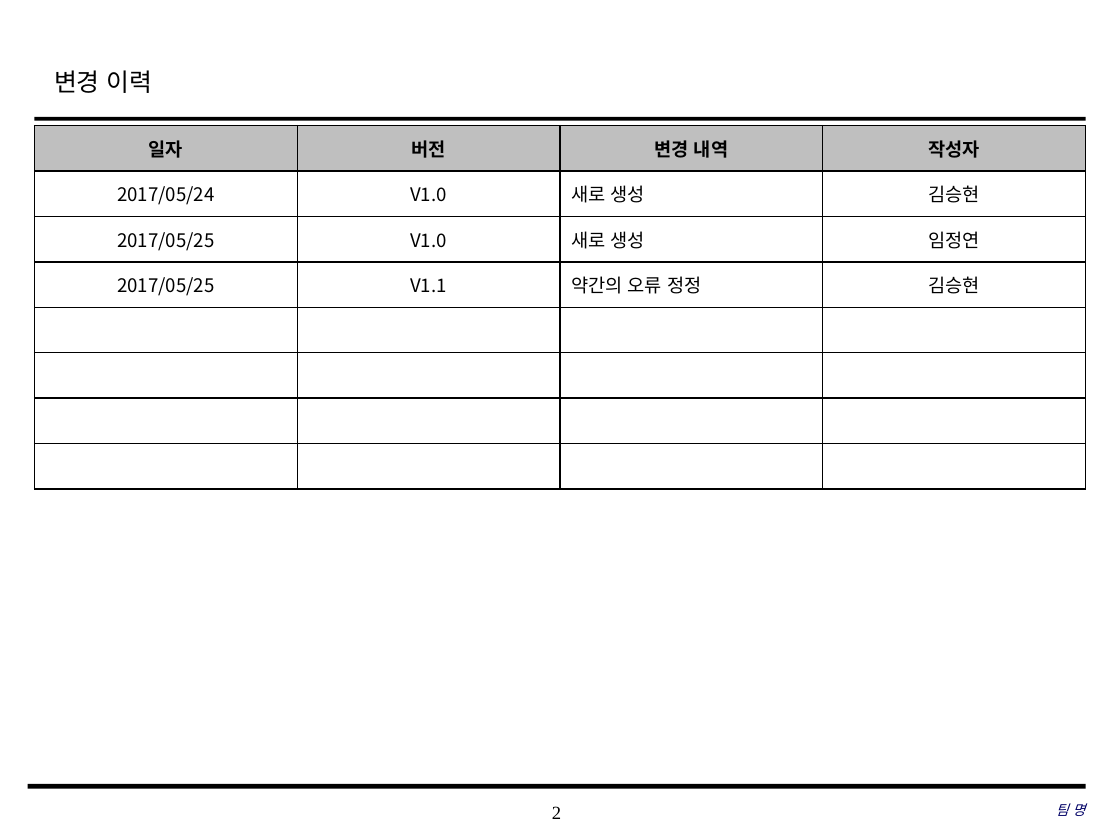
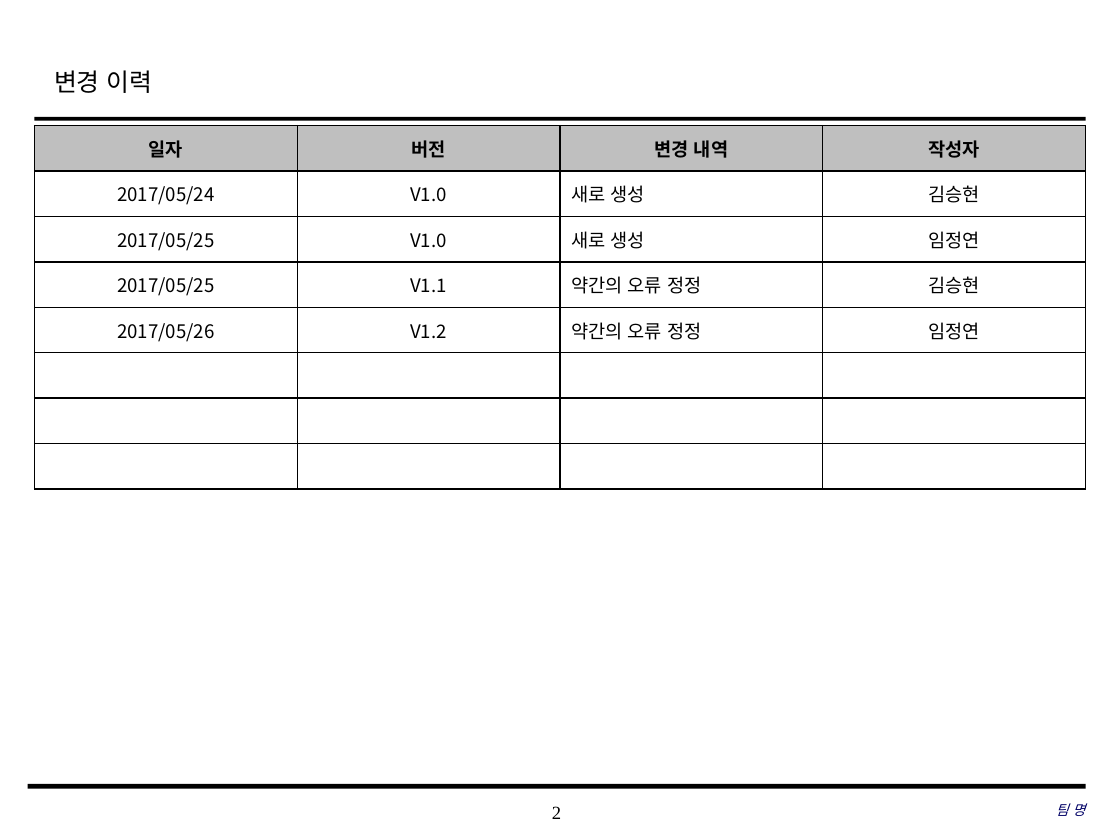
Before and after one commit to SE-admin/9, a slide deck: slide 2 of doc/3_ 설계서/UI Design Template_9_pigeon.pptx. Drawn at 1120x840 pixels with LibreOffice and Linux fonts; fonts in the diff are those of the drawing; background and template pictures are left out. Boxes give left, top, right and bottom in pixels: in the first picture for what was removed or moved away, otherwise in the second. Text is boxed around its words. In the diff, an @@ line names an element or a change of style, - is before the commit and + after.

Commit message:
# 서류 # Class Design_9_pigeon.pptx, UI Design Template_9_pigeon.pptx # Class Design_9_pigeon.pptx 4,5p   UI Design Template_9_pigeon.pptx 7,8,9,10p # 오류 정정 및 코더 의견 반영

```diff
--- a/doc/3_ 설계서/UI Design Template_9_pigeon.pptx
+++ b/doc/3_ 설계서/UI Design Template_9_pigeon.pptx
@@ table at (35, 125, 1088, 488) @@
+row 5: 2017/05/26 | V1.2 | 약간의 오류 정정 | 임정연
-row 8:  |  |  | 
```
Also in this commit, not shown: 6 other slides changed, 1 other file.
